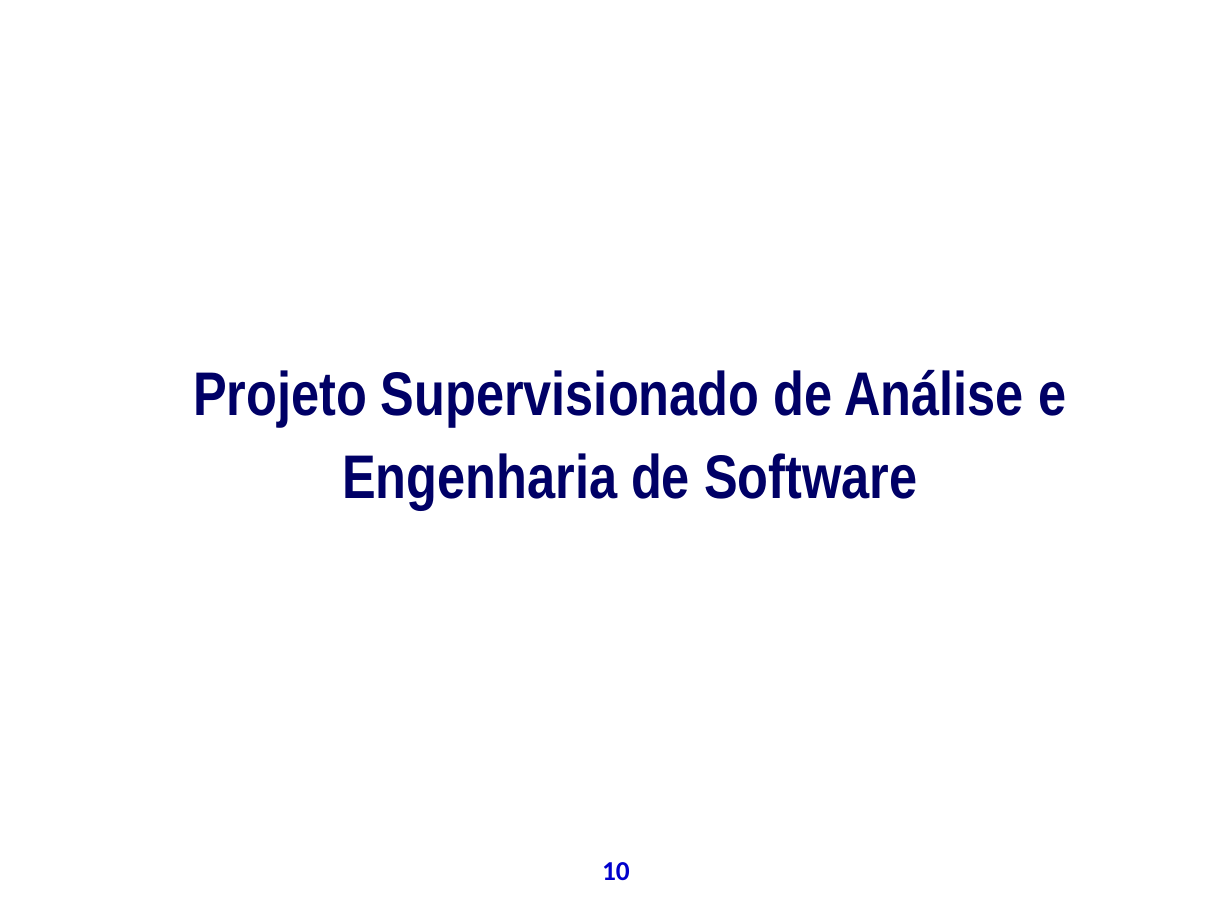
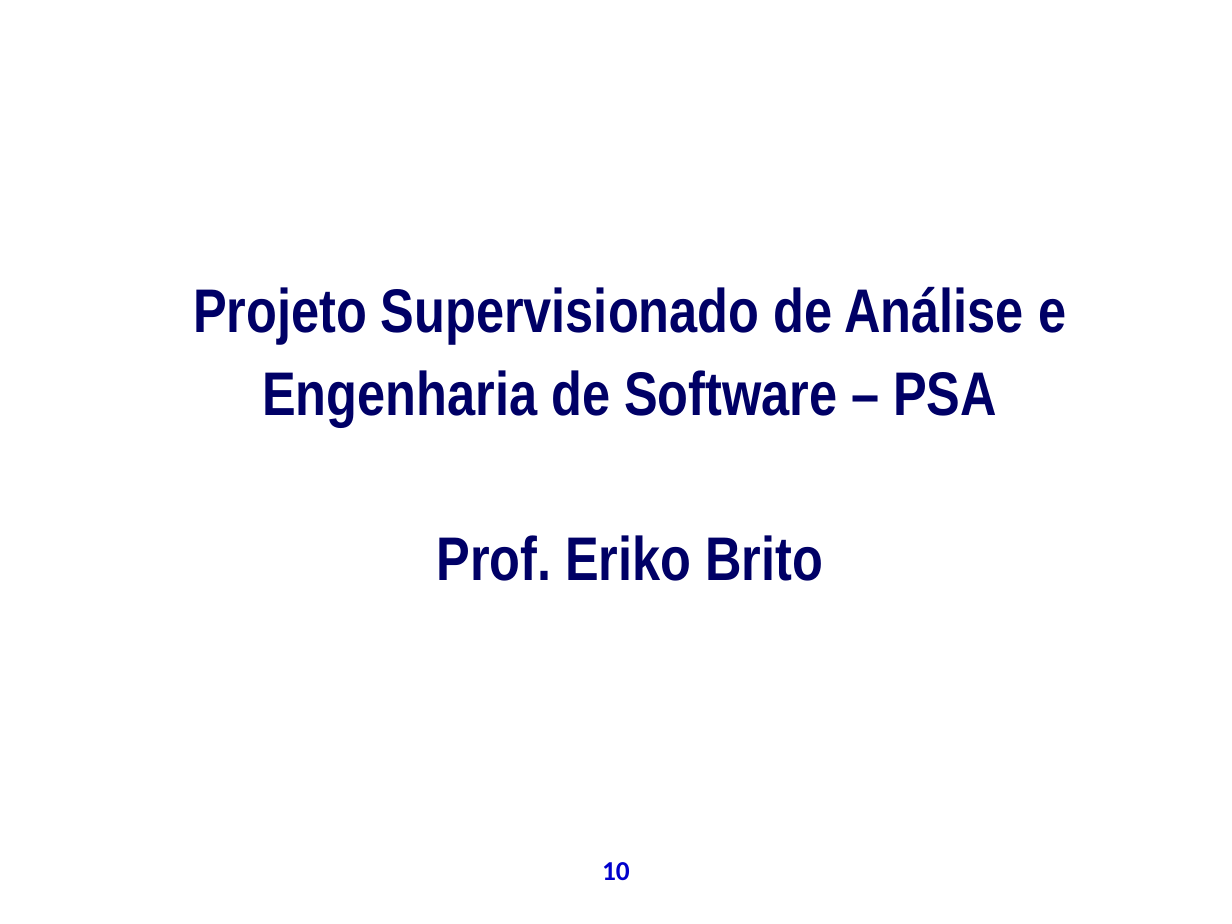
Before and after one commit to theoziran/sislodim, a slide deck: slide 10 of documentos/ProjetoPSA/Apresentação Final.ppt. Drawn at 1232x924 pixels with LibreOffice and Linux fonts; fonts in the diff are those of the drawing; background and template pictures are left out. Boxes give left, top, right and bottom in pixels: in the first picture for what was removed or moved away, otherwise in the second. Text is boxed around its words. In the diff, an @@ line names an element or a change of style, - is before the commit and + after.

```diff
--- a/documentos/ProjetoPSA/Apresentação Final.ppt
+++ b/documentos/ProjetoPSA/Apresentação Final.ppt
@@ text at (193, 286, 1066, 581): text changed @@
-Projeto Supervisionado de Análise e Engenharia de Software
+Projeto Supervisionado de Análise e Engenharia de Software – PSA
+Prof. Eriko Brito
```
Also in this commit, not shown: 34 other slides changed, 2 slides added, 1 slide removed.
